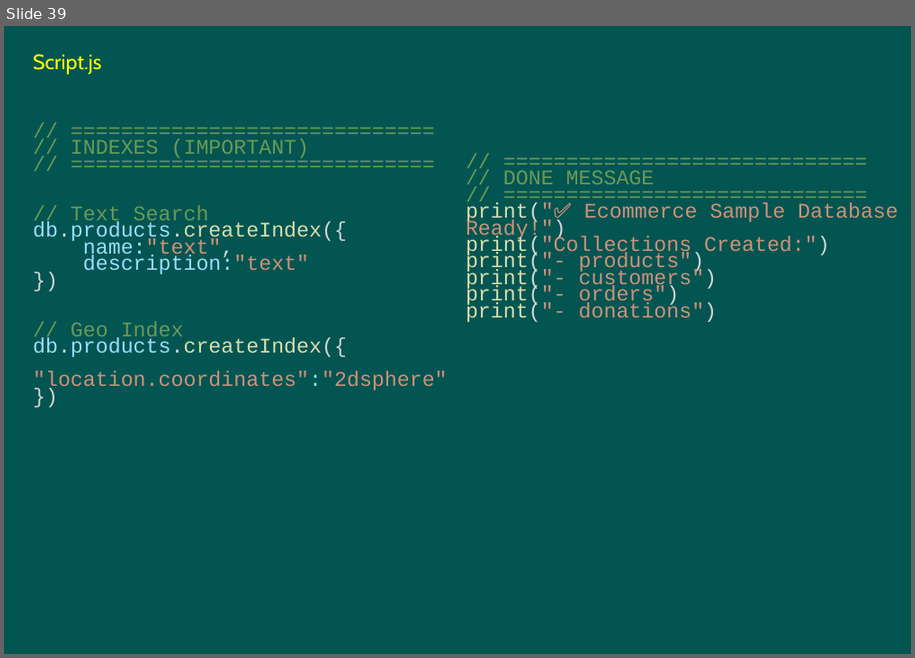
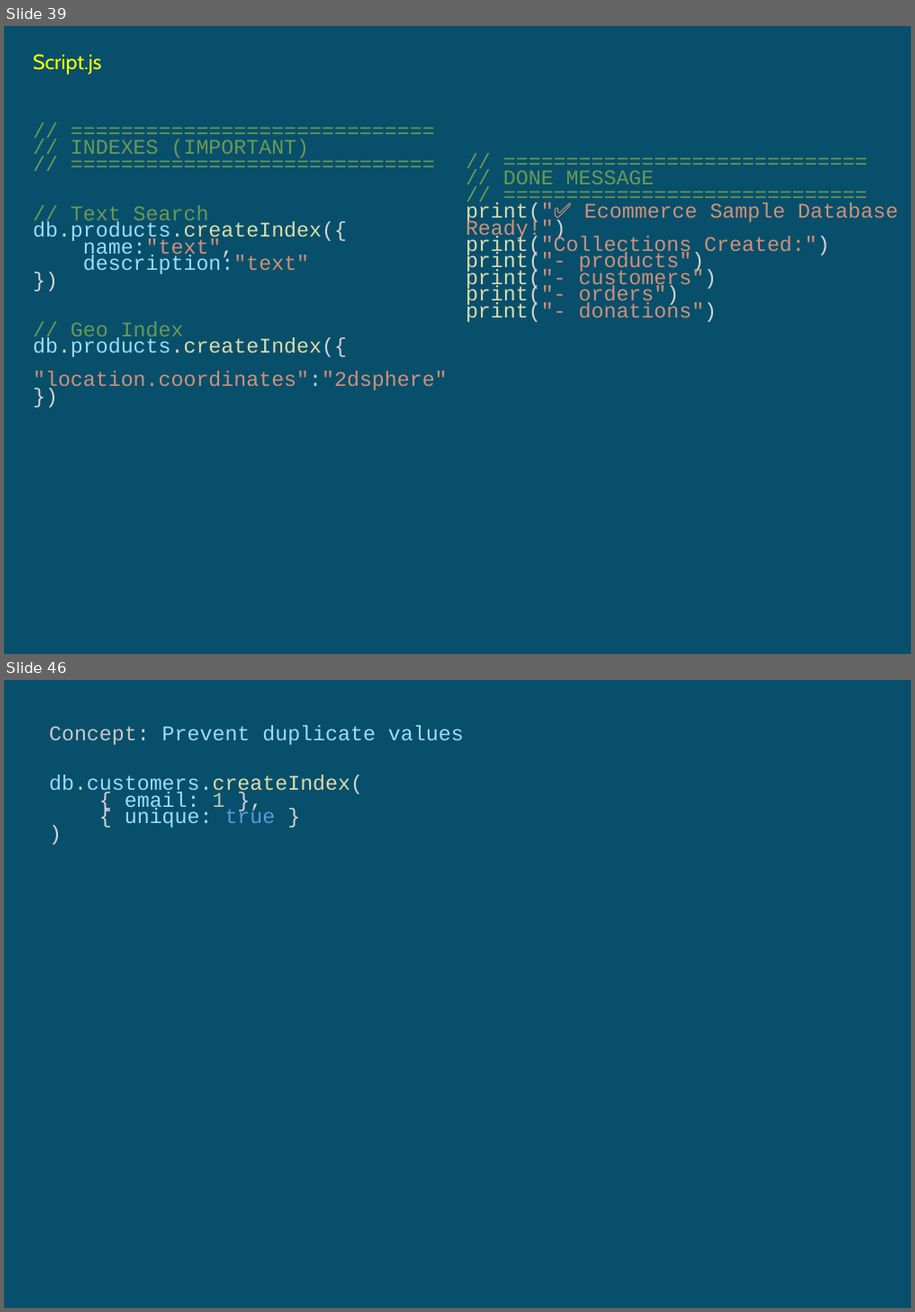
Before and after one commit to umalavanya/FullStackDevelopement_JavaSpring_SQL_ReactProjects, a slide deck: UmaTeachingMaterial/MongoDB-Intellipaat-live-class-handson.pptx. Shown one above the other, each under a label of ours: slide 39 before the commit, slides 39 and 46 after it; the slides between them are not shown. The pictures are 915x658 and 915x1312 pixels, drawn with LibreOffice and Linux fonts; fonts in the diff are those of the drawing. Boxes give left, top, right and bottom in pixels: in the first picture for what was removed or moved away, otherwise in the second. Text is boxed around its words. In the diff, an @@ line names an element or a change of style, - is before the commit and + after.

```diff
--- a/UmaTeachingMaterial/MongoDB-Intellipaat-live-class-handson.pptx
+++ b/UmaTeachingMaterial/MongoDB-Intellipaat-live-class-handson.pptx
@@ slide 46 added at (4, 680, 911, 1308), background #084F6A @@
@@ text added at (49, 725, 464, 828), 18 pt, text #9CDCFE @@
+Concept: Prevent duplicate values
+db.customers.createIndex(
+{ email: 1 },
+{ unique: true }
+)
@@ slide 39 changed as well @@
@@ background #035552 to #084F6A @@
```
Also in this commit, not shown: 37 other slides changed, 95 other slides added, 96 slides removed, 1 other file.
